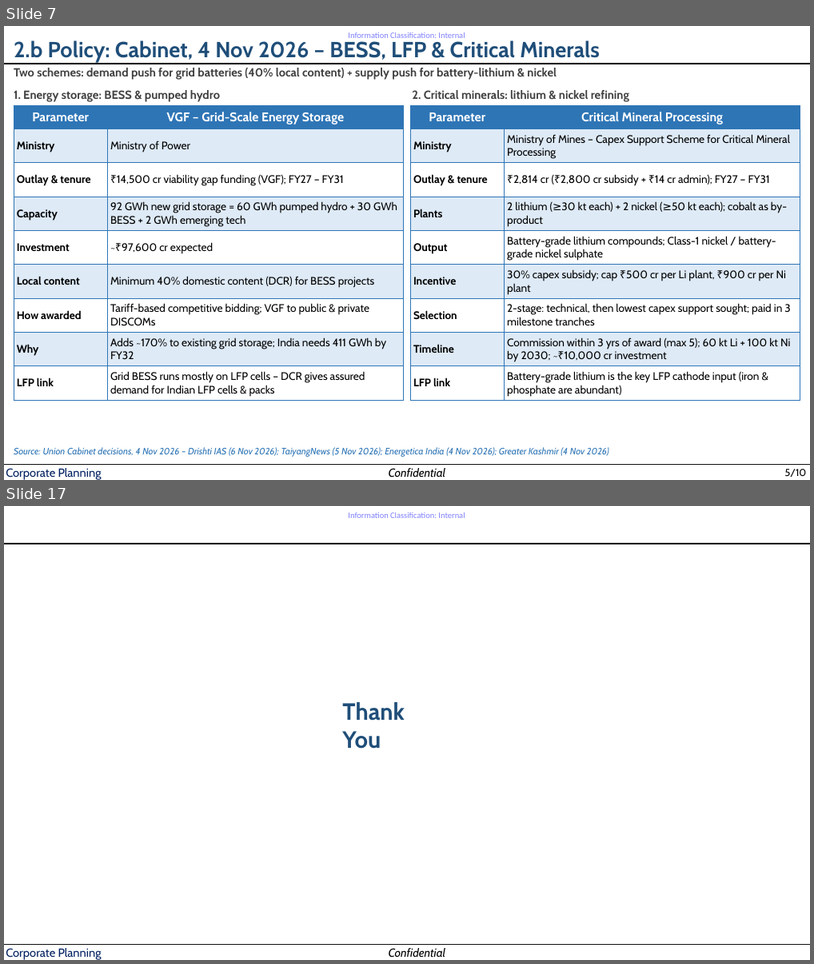
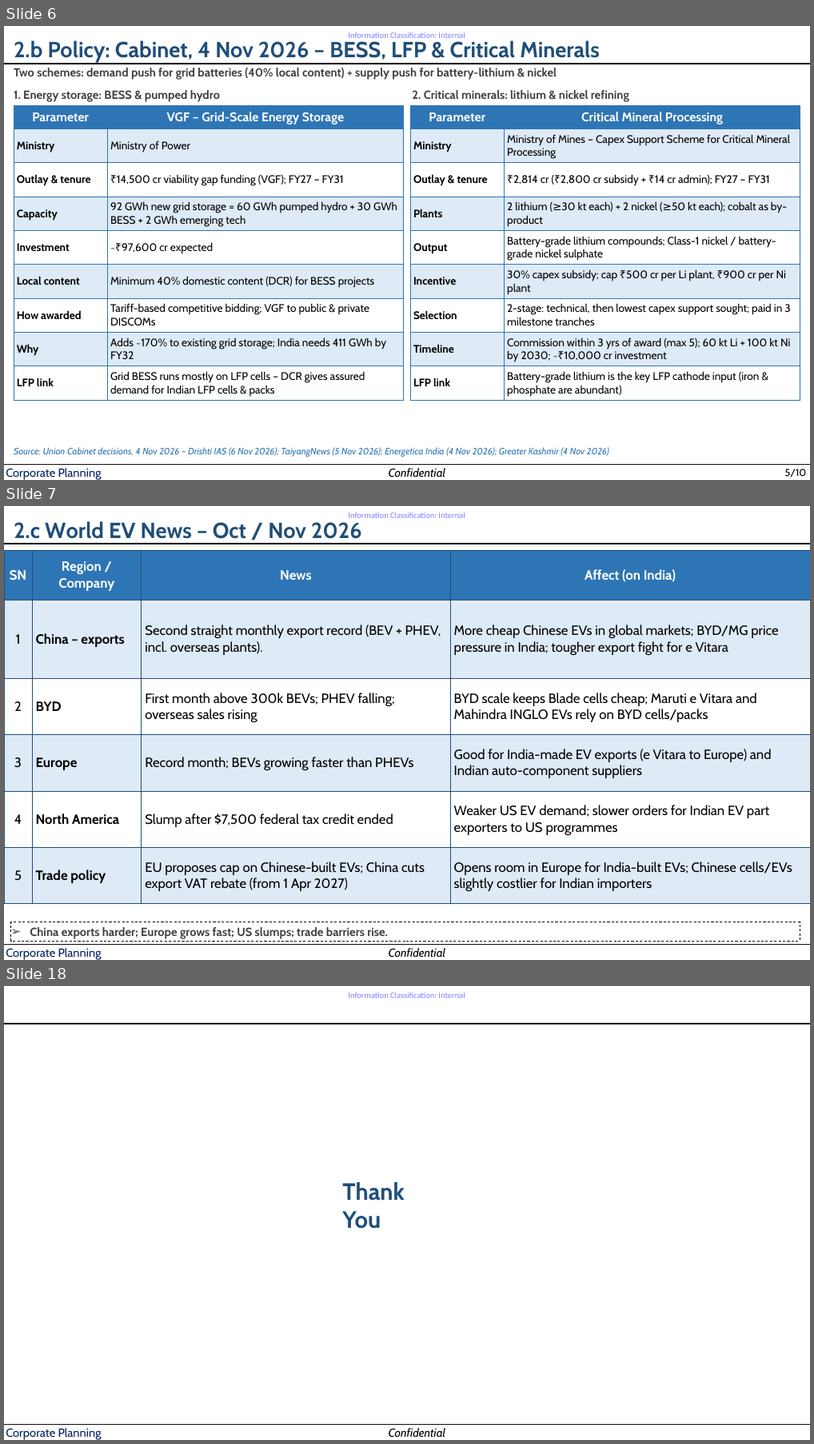
Before and after one commit to Crypto-ashish/bess, a slide deck: EV study 10nov.pptx. Shown one above the other, each under a label of ours: slides 7 and 17 before the commit, slides 6, 7 and 18 after it; the slides between them are not shown. The pictures are 814x964 and 814x1444 pixels, drawn with LibreOffice and Linux fonts; fonts in the diff are those of the drawing. Boxes give left, top, right and bottom in pixels: in the first picture for what was removed or moved away, otherwise in the second. Text is boxed around its words. In the diff, an @@ line names an element or a change of style, - is before the commit and + after.

```diff
--- a/EV study 10nov.pptx
+++ b/EV study 10nov.pptx
@@ slide 7 added at bbox=[4, 506, 810, 960], background #FFFFFF; not listed: 5 template elements that a slide beside it also shows @@
@@ text added at bbox=[14, 521, 362, 539], 26 pt, text #1F4E79, bold @@
+2.c World EV News – Oct / Nov 2026
@@ table added at bbox=[4, 550, 810, 904], 6 rows, 4 columns @@
+SN | Region / Company | News | Affect (on India)
+1 | China – exports | Second straight monthly export record (BEV + PHEV, incl. overseas plants). | More cheap Chinese EVs in global markets; BYD/MG price pressure in India; tougher export fight for e Vitara
+2 | BYD | First month above 300k BEVs; PHEV falling; overseas sales rising | BYD scale keeps Blade cells cheap; Maruti e Vitara and Mahindra INGLO EVs rely on BYD cells/packs
+3 | Europe | Record month; BEVs growing faster than PHEVs | Good for India-made EV exports (e Vitara to Europe) and Indian auto-component suppliers
+4 | North America | Slump after $7,500 federal tax credit ended | Weaker US EV demand; slower orders for Indian EV part exporters to US programmes
+5 | Trade policy | EU proposes cap on Chinese-built EVs; China cuts export VAT rebate (from 1 Apr 2027) | Opens room in Europe for India-built EVs; Chinese cells/EVs slightly costlier for Indian importers
@@ rectangle added at bbox=[11, 922, 800, 940], outline #000000 0.75 pt dashed, 14 pt, text #404040, bold @@
+➢ China exports harder; Europe grows fast; US slumps; trade barriers rise.
@@ what was slide 7 is now slide 6 @@
@@ what was slide 17 is now slide 18 @@
```
Also in this commit, not shown: 3 slides changed, 2 other slides added, 2 slides removed.
